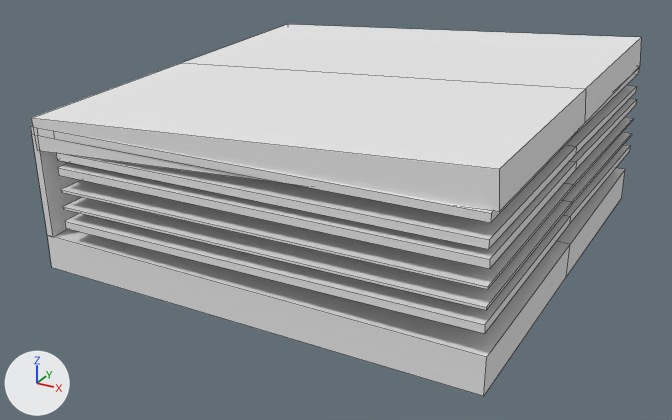
The Blender file Models/Objects/Manual/Manual_anim.blend, before and after one commit.
Before and after are seen from a 50 mm camera at (1.78, -3.59, 1.41) aimed at (-0.11, -0.16, -0.3). Arrows for +X, +Y and +Z are at lower left; the lights stay in place. Mesh edges are drawn as thin lines.
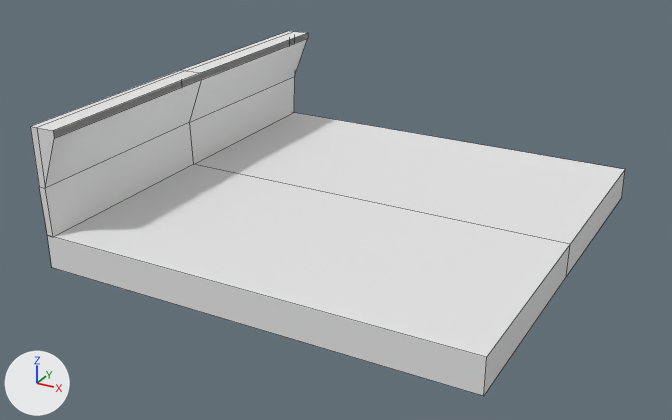
Changed parts and their boxes (x1, y1, x2, y2) in the pictures (672 x 420 px):
```json
{"object": "Cube.002", "change": "deleted", "before": [31, 24, 641, 212]}
{"object": "Cube.005", "change": "deleted", "before": [56, 85, 637, 249]}
{"object": "Cube.009", "change": "deleted", "before": [65, 145, 630, 333]}
{"object": "Cube.007", "change": "deleted", "before": [61, 117, 634, 289]}
{"object": "Cube.008", "change": "deleted", "before": [63, 132, 632, 310]}
{"object": "Cube.006", "change": "hidden", "before": [58, 99, 637, 269]}
{"object": "Cube.004", "change": "deleted", "before": [53, 68, 639, 223]}
{"object": "Cube.003", "change": "unchanged, uncovered by the edit", "before": [47, 168, 625, 396], "after": [47, 113, 625, 396]}
{"object": "Cube.000", "change": "unchanged, uncovered by the edit", "before": [31, 126, 82, 237], "after": [31, 31, 308, 237]}
```

The change, as JSON lines over the scene's bpy script:
```json
{"op": "remove", "block": "ob_cube_009", "code": ["ob_cube_009 = bpy.data.objects.new('Cube.009', me_cube_004)", "ob_cube_009.location = (-0.943, -0.006, -0.206)"]}
{"op": "remove", "block": "ob_cube_008", "code": ["ob_cube_008 = bpy.data.objects.new('Cube.008', me_cube_000)", "ob_cube_008.location = (-0.943, -0.006, -0.118)"]}
{"op": "remove", "block": "ob_cube_007", "code": ["ob_cube_007 = bpy.data.objects.new('Cube.007', me_cube_009)", "ob_cube_007.location = (-0.943, -0.006, -0.041)"]}
{"op": "set", "path": "ob_cube_006.location", "old": "(-0.943, -0.006, 0.034)", "new": "(-0.943, -0.006, -0.206)"}
{"op": "add", "block": "ob_cube_006", "code": "ob_cube_006.hide_viewport = True"}
{"op": "remove", "block": "ob_cube_005", "code": ["ob_cube_005 = bpy.data.objects.new('Cube.005', me_cube_007)", "ob_cube_005.location = (-0.953, 0.004, 0.096)"]}
{"op": "remove", "block": "ob_cube_004", "code": ["ob_cube_004 = bpy.data.objects.new('Cube.004', me_cube_006)", "ob_cube_004.location = (-0.953, 0.004, 0.189)"]}
{"op": "remove", "block": "ob_cube_002", "code": ["ob_cube_002 = bpy.data.objects.new('Cube.002', me_cube_002)", "ob_cube_002.location = (-1.063, 0.005, 0.154)", "ob_cube_002.rotation_euler = (0.0, -0.0128, 0.0)  # degrees (0, -0.7, 0)"]}
```
